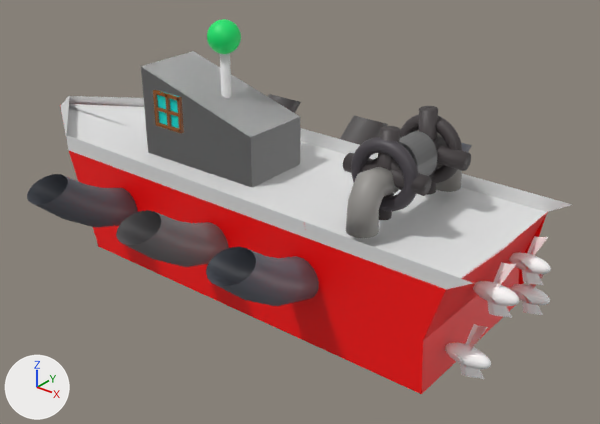
Two versions of the glTF model resources/Boss_Ship/sip.gltf, one commit apart.
The view is the same before and after, from a 50 mm camera at (7.84, -9.55, 7.13) aimed at (-0.02, 0.28, 1.03). The lights are fixed; the arrows at lower left show +X, +Y and +Z. The first picture is the older version. Where no turn or scale is listed for an object, it has been applied to the vertices.

The first picture shows 'MainShip_Face_0011', 'MainShip_Face_0015', 'MainShip_Face_0025', 'MainShip_Face_0054', 'MainShip_Face_0067', 'MainShip_Face_0080', 'ancerChach_Torash.001', 'gyorai_1', 'gyorai_2', 'gyorai_3', '円柱.001', '球', '球.001', '球.002', '球.003', '立方体' and 48 more.
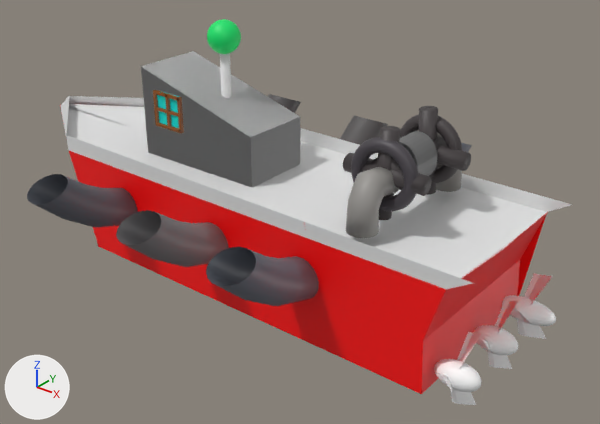
The change, as a list of edits to the scene's bpy script:
```text
Remove ob_球:
    ob_球 = bpy.data.objects.new('球', me_球_003)
    ob_球.location = (3.85, 0.75, 1.2)
Change ob_球_001:
    ob_球_001.location: (3.85, -0.32, 1.2) -> (3.8, 0.01, 0.24)
    ob_球_001.scale: (0.13, 0.13, 0.13) -> (0.181, 0.13, 0.181)
Change ob_球_002:
    ob_球_002.location: (3.8, -0.87, 0.46) -> (3.8, -1.11, 0.28)
    ob_球_002.scale: (0.13, 0.13, 0.13) -> (0.181, 0.13, 0.181)
Change ob_球_003:
    ob_球_003.location: (3.82, 1.01, 0.53) -> (3.82, 1.01, 0.25)
    ob_球_003.scale: (0.122, 0.122, 0.122) -> (0.174, 0.174, 0.174)
```

Changed parts and their boxes [x1, y1, x2, y2] in the pictures (600 x 424 px):
'球.001', moved, rescaled (25% taller): before [473, 262, 519, 318]; after [473, 299, 518, 369]
'球.002', moved, rescaled (34% taller): before [445, 324, 491, 379]; after [434, 331, 481, 405]
'球.003', moved, rescaled: before [509, 274, 550, 315]; after [502, 273, 556, 339]
'球', deleted: before [509, 236, 551, 285]
